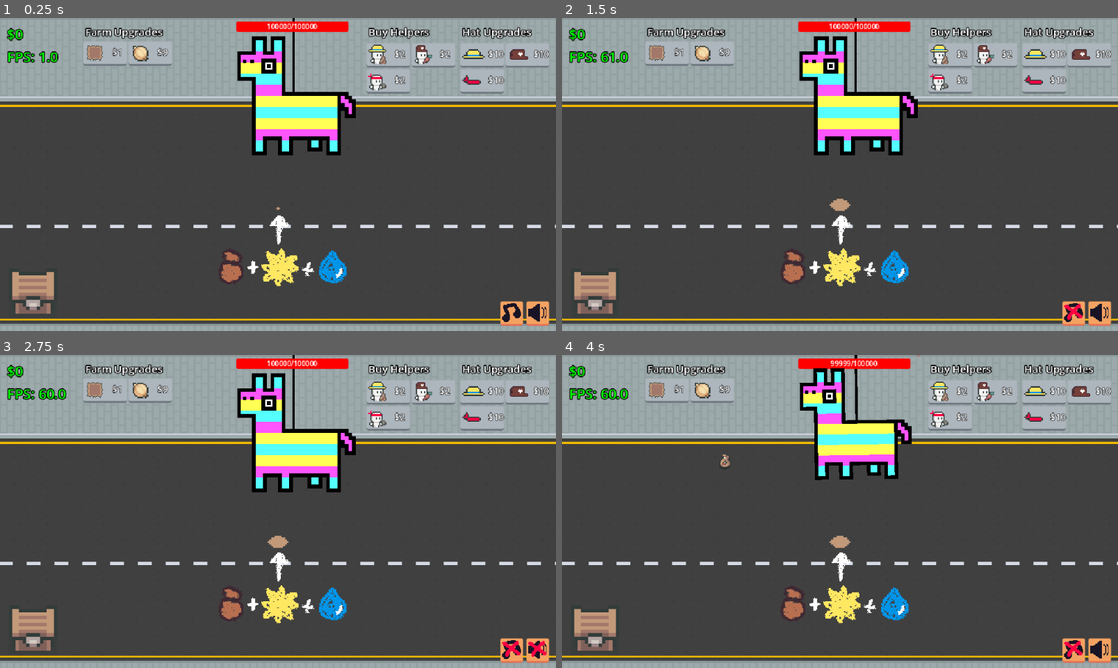
Above: before the commit, frames 1-4 (two rows, left to right).
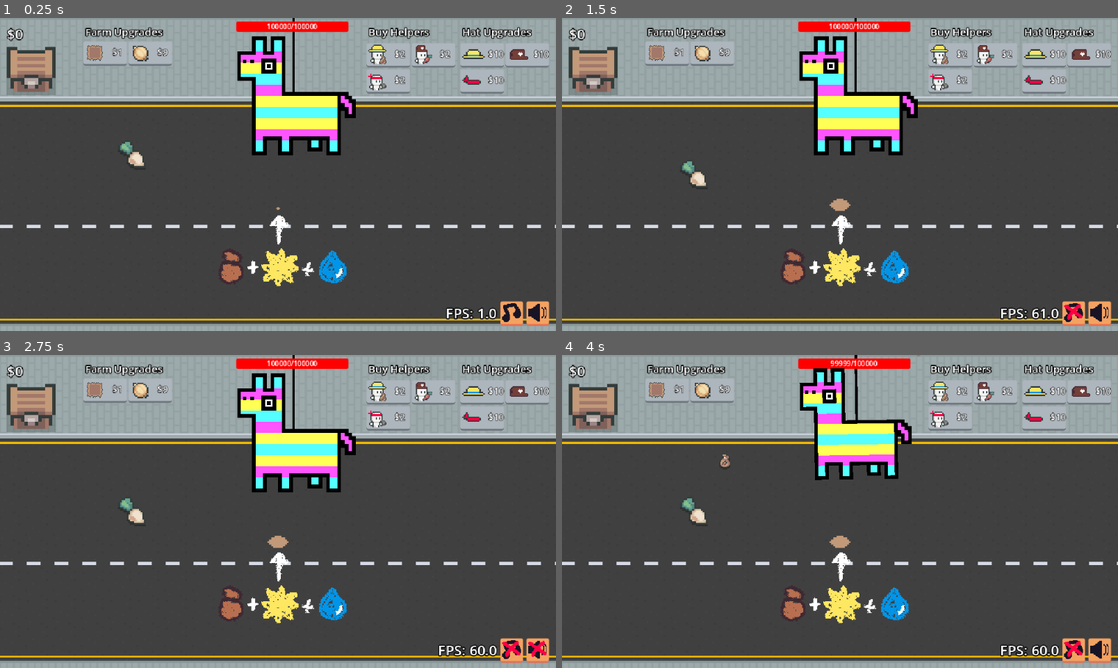
Above: after the commit, the same moments.

Repository: eric-marsh/farminata
Game: Godot game, scene res://scene/scene_switcher.tscn
The game is run twice, just before and just after one commit, with the same random seed, the same clock (stepped at 60 frames per second) and the same inputs. Sound files missing from this copy of the repository are replaced by a short silence.
Inputs (mouse positions are in pixels of both pictures, inside the frame that each line leads up to):
- Up to frame 1 (0.25 s): no input
- Up to frame 2 (1.5 s): drag from (840, 199) to (595, 299) at 0.52 s; click (1073, 312) at 1.25 s
- Up to frame 3 (2.75 s): click (539, 649) at 2 s
- Up to frame 4 (4 s): tap Enter at 2.75 s; drag from (851, 423) to (840, 536) at 2.77 s; move the mouse to (751, 398) at 3.52 s; tap Mouse wheel down (SCROLL_DOWN) at 3.6 s; click (751, 398) at 3.67 s

The runs differ from the first frame. In frame 1, 2.5% of the frame differs, in the area x 1-90%, y 3-97%; in frame 2, 2.6%; in frame 3, 2.6%; in frame 4, 2.6%.

Commit message:
move chest

Diff:
--- a/scene/canvas_layer.tscn
+++ b/scene/canvas_layer.tscn
@@ -43,15 +43,9 @@
 
 [node name="MoneyLabel" type="Label" parent="MarginContainer/HBoxContainer/VBoxContainer"]
 layout_mode = 2
-theme_override_colors/font_color = Color(0, 1, 0, 1)
+theme_override_colors/font_color = Color(1, 1, 1, 1)
 theme_override_constants/outline_size = 4
 text = "$20000000"
-
-[node name="FPS" type="Label" parent="MarginContainer/HBoxContainer/VBoxContainer"]
-layout_mode = 2
-theme_override_colors/font_color = Color(0, 1, 0, 1)
-theme_override_constants/outline_size = 4
-text = "Env: 0.0%"
 
 [node name="FarmUpgrades" type="VBoxContainer" parent="MarginContainer/HBoxContainer"]
 layout_mode = 2
@@ -209,6 +203,12 @@
 size_flags_vertical = 8
 theme_override_constants/separation = 6
 alignment = 2
+
+[node name="FPS" type="Label" parent="MarginContainer/HBoxContainer3"]
+layout_mode = 2
+theme_override_colors/font_color = Color(1, 1, 1, 1)
+theme_override_constants/outline_size = 4
+text = "FPS: 60"
 
 [node name="MuteMusic" type="Button" parent="MarginContainer/HBoxContainer3"]
 custom_minimum_size = Vector2(24, 24)
--- a/scene/main.tscn
+++ b/scene/main.tscn
@@ -10,6 +10,7 @@
 [ext_resource type="Script" uid="uid://btvo711v3d32a" path="res://scene/drops_manager.gd" id="6_k65ib"]
 [ext_resource type="Script" uid="uid://b8iivuocvbyjt" path="res://script/helpers_container.gd" id="6_of57s"]
 [ext_resource type="PackedScene" uid="uid://pcjs3l3ltyss" path="res://scene/sell_chest.tscn" id="8_of57s"]
+[ext_resource type="PackedScene" uid="uid://xiwavl2b1sw0" path="res://scene/droppable.tscn" id="8_v2gmf"]
 [ext_resource type="PackedScene" uid="uid://c0isrep8hx4u6" path="res://scene/piniata.tscn" id="10_tqoya"]
 [ext_resource type="PackedScene" uid="uid://h4q30axum8vq" path="res://dead_piniata.tscn" id="12_hybxs"]
 [ext_resource type="Script" uid="uid://cc5rukvl6a3t8" path="res://scene/enviornment.gd" id="12_wscrc"]
@@ -89,6 +90,10 @@
 y_sort_enabled = true
 script = ExtResource("6_k65ib")
 
+[node name="Droppable" parent="Drops" instance=ExtResource("8_v2gmf")]
+position = Vector2(152, 136)
+drop_type = 9
+
 [node name="Helpers" type="Node2D" parent="."]
 y_sort_enabled = true
 position = Vector2(0, 6)
@@ -99,7 +104,7 @@
 [node name="Animations" type="Node2D" parent="."]
 
 [node name="SellChest" parent="." instance=ExtResource("8_of57s")]
-position = Vector2(38, 340)
+position = Vector2(36, 85)
 scale = Vector2(4, 4)
 
 [node name="Piniata" parent="." instance=ExtResource("10_tqoya")]
--- a/script/canvas_layer.gd
+++ b/script/canvas_layer.gd
@@ -2,7 +2,7 @@
 class_name canvas_layer
 
 @onready var money_label: Label = $MarginContainer/HBoxContainer/VBoxContainer/MoneyLabel
-@onready var fps: Label = $MarginContainer/HBoxContainer/VBoxContainer/FPS
+@onready var fps: Label = $MarginContainer/HBoxContainer3/FPS
 
 @onready var plot_button: Button = $MarginContainer/HBoxContainer/FarmUpgrades/HBoxContainer/PlotButton
 @onready var onion_button: Button = $MarginContainer/HBoxContainer/FarmUpgrades/HBoxContainer/OnionButton
--- a/script/debug.gd
+++ b/script/debug.gd
@@ -24,7 +24,7 @@
 
 
 
-var ALWAYS_MUTE:bool = true
+var ALWAYS_MUTE:bool = false
 
 var DEBUG_ENABLE_DEBUGGING_KEYS:bool = true
 
Not shown: 1 places in scene/main.tscn that only renumber resources
